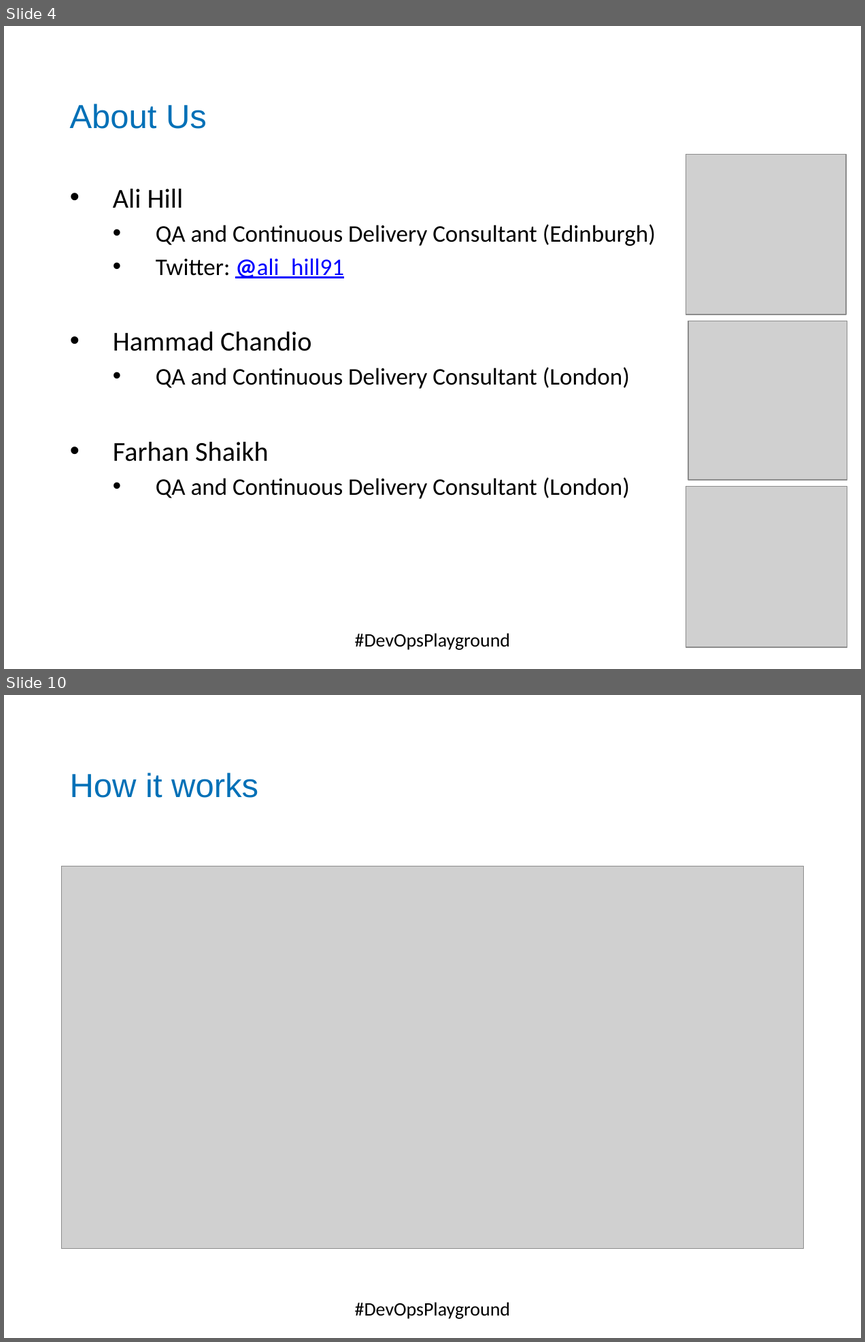
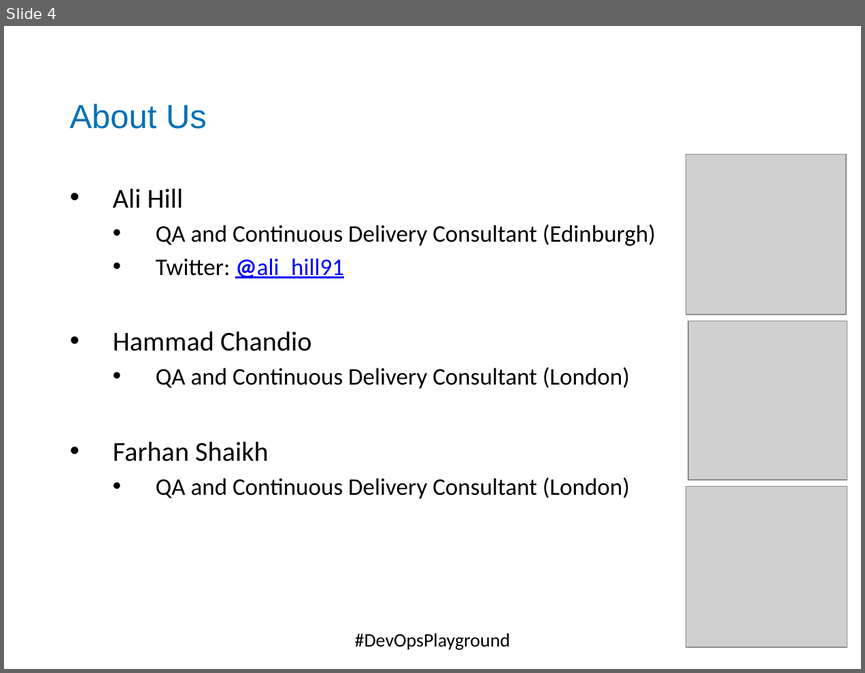
Before and after one commit to DevOpsPlayground/Hands-on-with-Continuous-Testing-using-Jenkins-and-Zalenium, a slide deck: ZaleniumJenkins.pptx. Shown one above the other, each under a label of ours: slides 4 and 10 before the commit, slide 4 after it; the slides between them are not shown. The pictures are 865x1342 and 865x673 pixels, drawn with LibreOffice and Linux fonts; fonts in the diff are those of the drawing; grey boxes stand for pictures; background and template pictures are left out. Boxes give left, top, right and bottom in pixels: in the first picture for what was removed or moved away, otherwise in the second. Text is boxed around its words. In the diff, an @@ line names an element or a change of style, - is before the commit and + after.

```diff
--- a/ZaleniumJenkins.pptx
+++ b/ZaleniumJenkins.pptx
@@ slide 10 removed at [4, 695, 861, 1338], background #FFFFFF; not listed: 1 template element that a slide beside it also shows @@
@@ text removed at [70, 773, 258, 798] @@
-How it works
@@ picture removed at [61, 866, 804, 1248] @@
@@ text removed at [355, 1302, 510, 1319] @@
-#DevOpsPlayground
```
Also in this commit, not shown: 4 slides changed, 4 slides added, 7 other slides removed, 2 other files.
